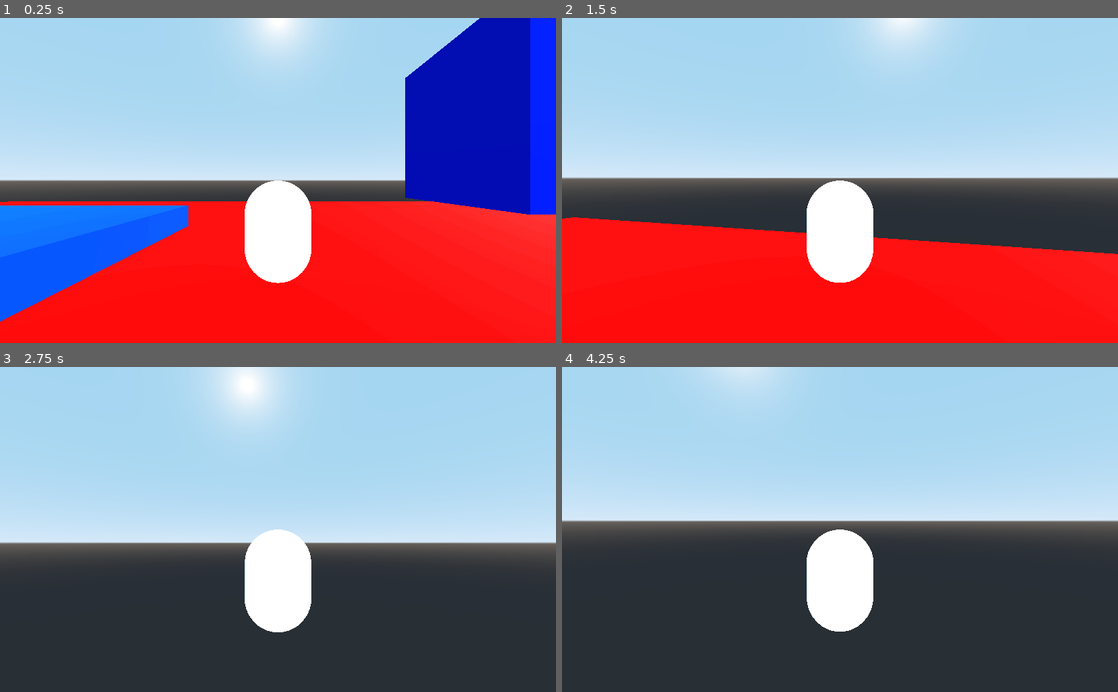
Above: before the commit, frames 1-4 (two rows, left to right).
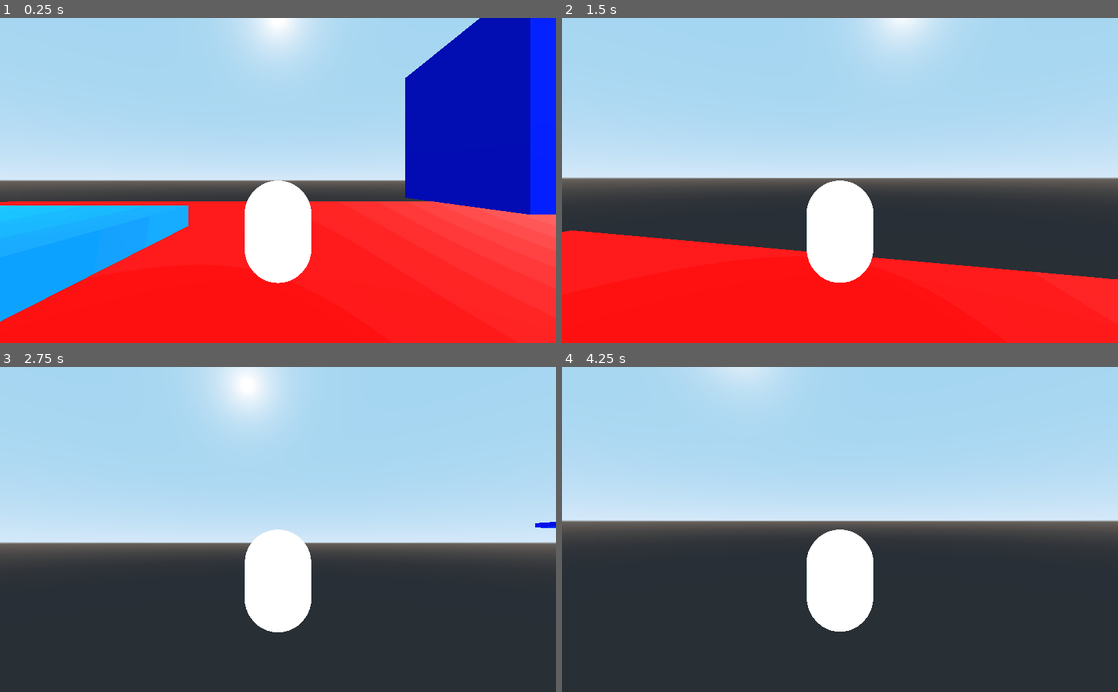
Above: after the commit, the same moments.

Repository: SajawalHassan/3rd-player-controler-godot
Game: Godot game, scene res://Scenes/World.tscn
Two runs of this game, one before a commit and one after it. Both use one fixed random seed, a clock stepped at 60 frames per second and the inputs below.
Inputs (mouse positions are in pixels of both pictures, inside the frame that each line leads up to):
- Up to frame 1 (0.25 s): no input
- Up to frame 2 (1.5 s): tap Enter at 0.5 s; move the mouse to (867, 180) at 0.52 s; hold W (move_forward) from 0.53 s (still down); tap Space (jump) at 0.6, 0.77, 1.07, 1.35 s; move the mouse to (812, 180) at 1.27 s
- Up to frame 3 (2.75 s): keep holding W (move_forward); tap Space (jump) at 1.52, 1.82, 2.1 s; move the mouse to (289, 523) at 2.02 s
- Up to frame 4 (4.25 s): keep holding W (move_forward); tap Space (jump) at 2.75, 2.85, 3.02, 3.32, 3.6, 3.77, 4.07 s; move the mouse to (834, 536) at 2.77 s; tap Enter at 3.5 s; move the mouse to (878, 532) at 3.52 s

The runs differ from the first frame. In frame 1, 11% of the frame differs, in the area x 0-100%, y 56-94%; in frame 2, 5.2%; in frame 3, less than 0.1%; in frame 4, less than 0.1%.

Commit message:
made a small level

Diff:
--- a/3rd-person-controller/Player/Player.tscn
+++ b/3rd-person-controller/Player/Player.tscn
@@ -9,6 +9,7 @@
 [node name="Player" type="KinematicBody"]
 collision_layer = 2
 script = ExtResource( 1 )
+jump_power = 30.0
 
 [node name="CameraPivot" type="Spatial" parent="."]
 
--- a/3rd-person-controller/Scenes/World.tscn
+++ b/3rd-person-controller/Scenes/World.tscn
@@ -48,7 +48,7 @@
 transform = Transform( -0.537668, 0, 0.843157, 0.688523, 0.577202, 0.43906, -0.486672, 0.816601, -0.310343, -0.450527, 11.6146, -1.05754 )
 
 [node name="CSGBox4" type="CSGBox" parent="."]
-transform = Transform( 1, 0, 0, 0, 1, 0, 0, 0, 1, 15.5205, 4.80954, 6.02621 )
+transform = Transform( 1, 0, 0, 0, 1, 0, 0, 0, 1, 15.5205, 7.54695, 6.02621 )
 use_collision = true
 width = 12.617
 height = 0.907451
@@ -56,6 +56,61 @@
 material = SubResource( 1 )
 
 [node name="DirectionalLight" type="DirectionalLight" parent="CSGBox4"]
+transform = Transform( -0.537668, 0, 0.843157, 0.688523, 0.577202, 0.43906, -0.486672, 0.816601, -0.310343, -0.450527, 11.6146, -1.05754 )
+
+[node name="CSGBox6" type="CSGBox" parent="."]
+transform = Transform( 1, 0, 0, 0, 1, 0, 0, 0, 1, 31.6061, 10.1958, 3.47067 )
+use_collision = true
+width = 12.617
+height = 0.907451
+depth = 13.2246
+material = SubResource( 1 )
+
+[node name="DirectionalLight" type="DirectionalLight" parent="CSGBox6"]
+transform = Transform( -0.537668, 0, 0.843157, 0.688523, 0.577202, 0.43906, -0.486672, 0.816601, -0.310343, -0.450527, 11.6146, -1.05754 )
+
+[node name="CSGBox7" type="CSGBox" parent="."]
+transform = Transform( 1, 0, 0, 0, 1, 0, 0, 0, 1, 47.9484, 13.7691, 3.47067 )
+use_collision = true
+width = 12.617
+height = 0.907451
+depth = 13.2246
+material = SubResource( 1 )
+
+[node name="DirectionalLight" type="DirectionalLight" parent="CSGBox7"]
+transform = Transform( -0.537668, 0, 0.843157, 0.688523, 0.577202, 0.43906, -0.486672, 0.816601, -0.310343, -0.450527, 11.6146, -1.05754 )
+
+[node name="CSGBox8" type="CSGBox" parent="."]
+transform = Transform( 1, 0, 0, 0, 1, 0, 0, 0, 1, 47.9484, 7.74088, -28.4837 )
+use_collision = true
+width = 12.617
+height = 0.907451
+depth = 13.2246
+material = SubResource( 1 )
+
+[node name="DirectionalLight" type="DirectionalLight" parent="CSGBox8"]
+transform = Transform( -0.537668, 0, 0.843157, 0.688523, 0.577202, 0.43906, -0.486672, 0.816601, -0.310343, -0.450527, 11.6146, -1.05754 )
+
+[node name="CSGBox9" type="CSGBox" parent="."]
+transform = Transform( 1, 0, 0, 0, 1, 0, 0, 0, 1, 63.633, 10.5788, -28.4837 )
+use_collision = true
+width = 12.617
+height = 0.907451
+depth = 13.2246
+material = SubResource( 1 )
+
+[node name="DirectionalLight" type="DirectionalLight" parent="CSGBox9"]
+transform = Transform( -0.537668, 0, 0.843157, 0.688523, 0.577202, 0.43906, -0.486672, 0.816601, -0.310343, -0.450527, 11.6146, -1.05754 )
+
+[node name="CSGBox10" type="CSGBox" parent="."]
+transform = Transform( 1, 0, 0, 0, 1, 0, 0, 0, 1, 63.633, 9.58986, -56.1253 )
+use_collision = true
+width = 12.617
+height = 0.907451
+depth = 13.2246
+material = SubResource( 1 )
+
+[node name="DirectionalLight" type="DirectionalLight" parent="CSGBox10"]
 transform = Transform( -0.537668, 0, 0.843157, 0.688523, 0.577202, 0.43906, -0.486672, 0.816601, -0.310343, -0.450527, 11.6146, -1.05754 )
 
 [node name="CSGBox5" type="CSGBox" parent="."]
